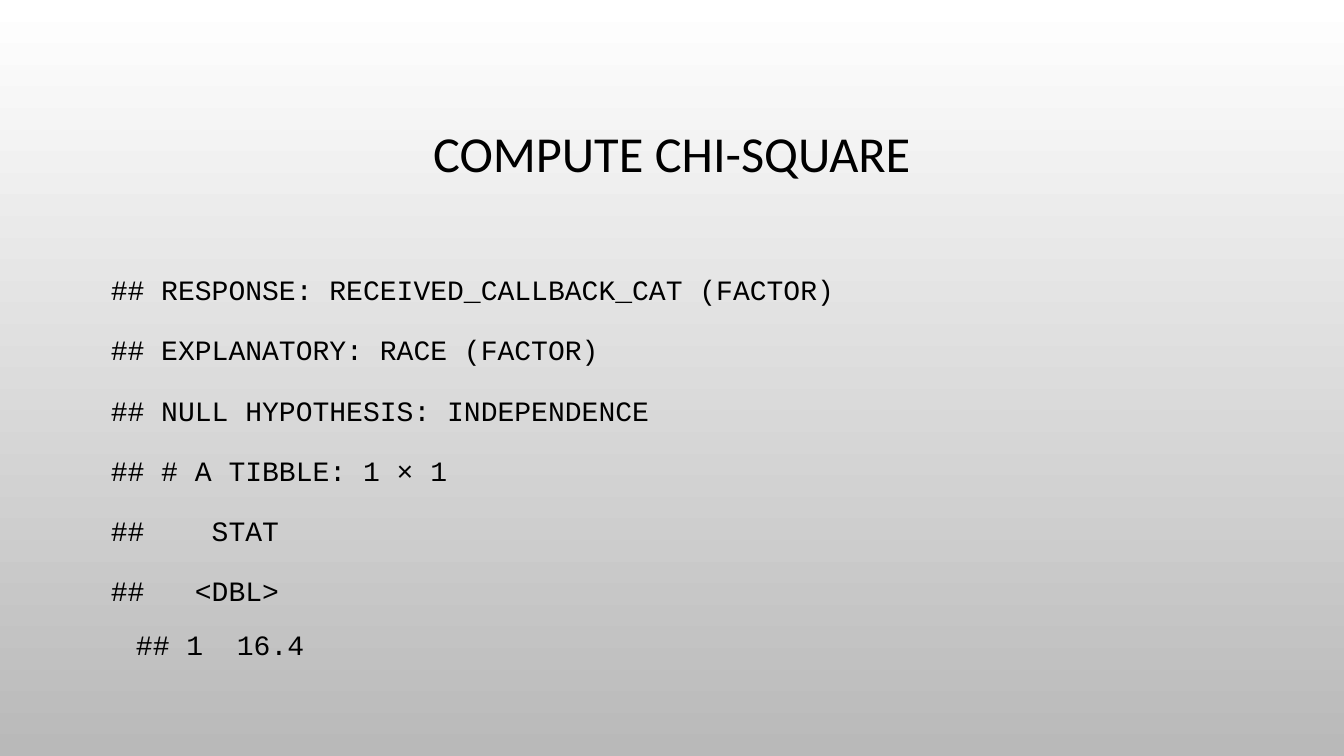
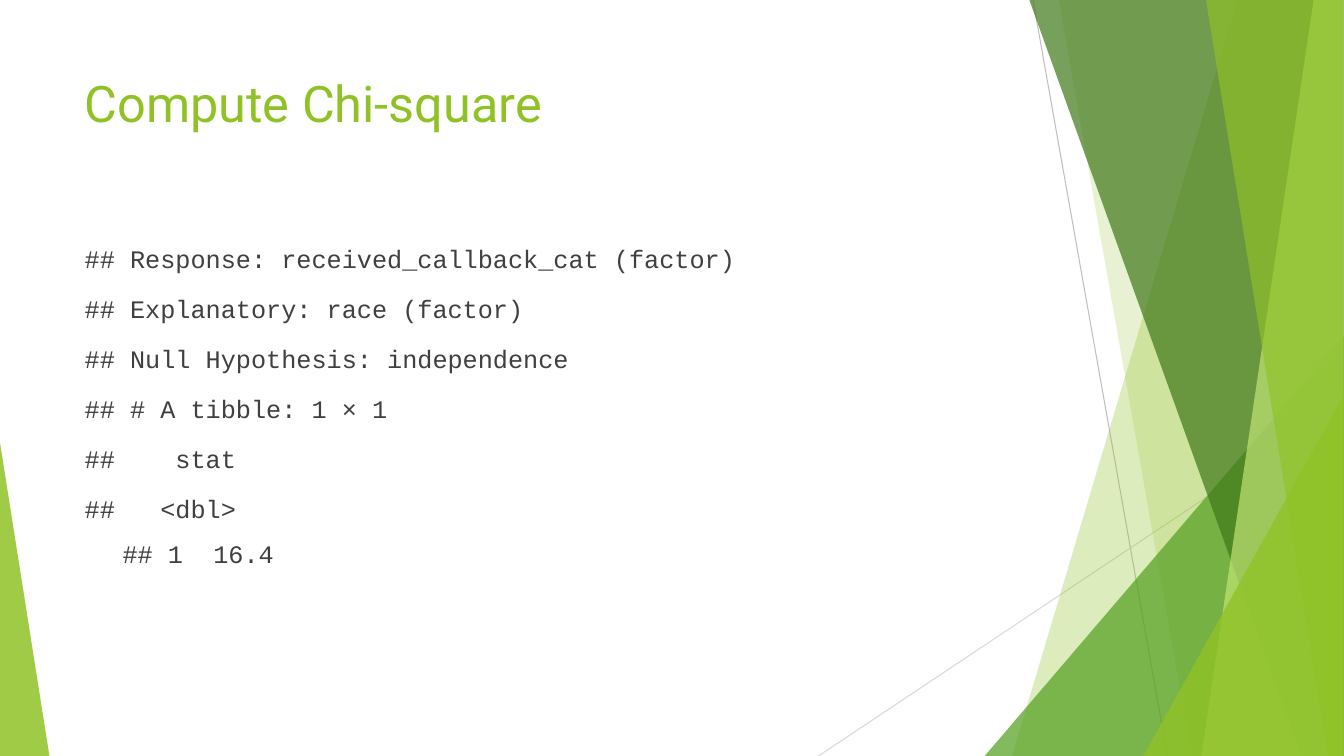
Before and after one commit to himalayahall/CUNY-DATA606, a slide deck: slide 10 of Project/Hakim-Project.pptx. Drawn at 1344x756 pixels with LibreOffice and Linux fonts; fonts in the diff are those of the drawing; background and template pictures are left out. Boxes give left, top, right and bottom in pixels: in the first picture for what was removed or moved away, otherwise in the second. Text is boxed around its words. In the diff, an @@ line names an element or a change of style, - is before the commit and + after.

```diff
--- a/Project/Hakim-Project.pptx
+++ b/Project/Hakim-Project.pptx
@@ background picture (left out) to #FFFFFF @@
@@ title "Compute Chi-square" at [85,84,542,133]: vertical alignment middle to top @@
@@ title at [85,84,542,133]: text changed; font Calibri to Roboto; text colour #000000 to #90C226 @@
-COMPUTE CHI-SQUARE
+Compute Chi-square
@@ text at [130,249,735,564]: text changed; size 20 to 18 pt; text colour #000000 to #404040 @@
-## RESPONSE: RECEIVED_CALLBACK_CAT (FACTOR)
-## EXPLANATORY: RACE (FACTOR)
-## NULL HYPOTHESIS: INDEPENDENCE
-## # A TIBBLE: 1 × 1
-## STAT
-## <DBL>
-## 1 16.4
+## Response: received_callback_cat (factor)
+## Explanatory: race (factor)
+## Null Hypothesis: independence
+## # A tibble: 1 × 1
+## stat
+## <dbl>
+## 1 16.4
@@ group added at [0,0,1344,756]: 5 freeform shapes, 3 triangles, 2 lines @@
```
Also in this commit, not shown: 15 other slides changed, 1 slide added, 1 slide removed, 2 other files.
